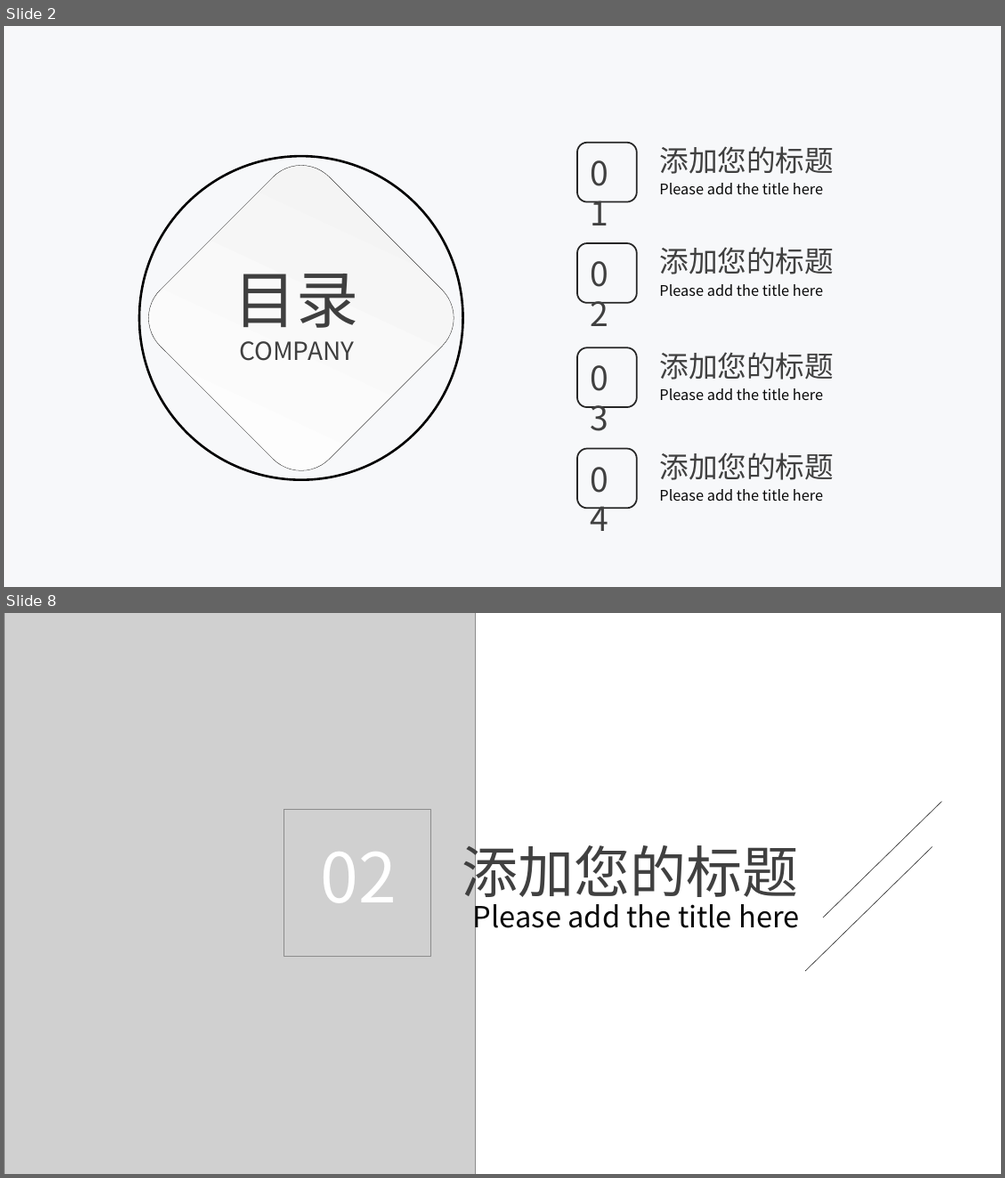
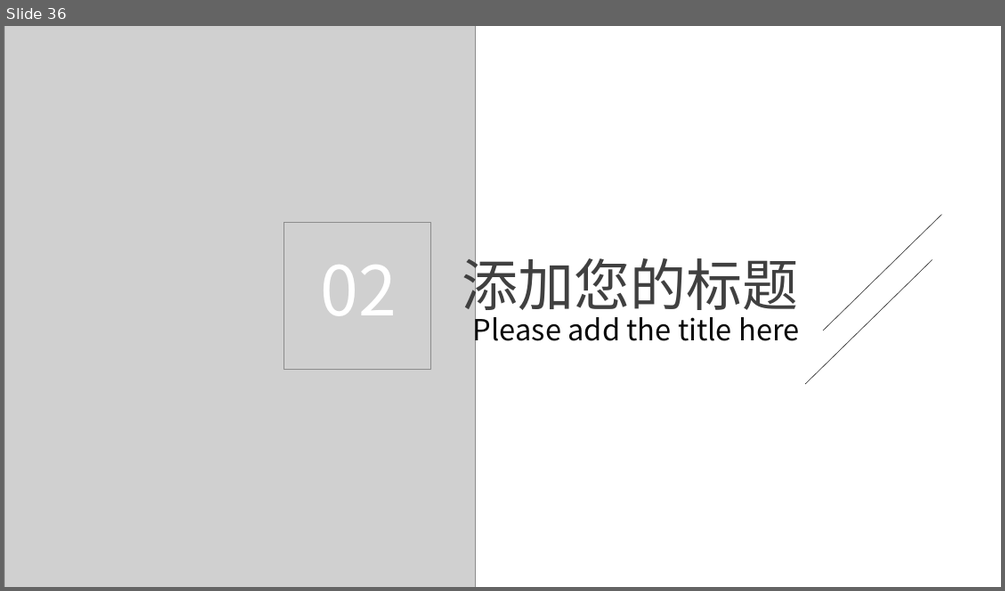
Before and after one commit to MagikarpLL/MachineLearningXD, a slide deck: me/论文/毕业论文/答辩.pptx. Shown one above the other, each under a label of ours: slides 2 and 8 before the commit, slide 36 after it; the slides between them are not shown. The pictures are 1005x1178 and 1005x591 pixels, drawn with LibreOffice and Linux fonts; fonts in the diff are those of the drawing; grey boxes stand for pictures. Boxes give left, top, right and bottom in pixels: in the first picture for what was removed or moved away, otherwise in the second. Text is boxed around its words. In the diff, an @@ line names an element or a change of style, - is before the commit and + after.

```diff
--- a/me/论文/毕业论文/答辩.pptx
+++ b/me/论文/毕业论文/答辩.pptx
@@ slide 2 removed at [4, 26, 1001, 587], background #FFFFFF @@
@@ rectangle removed at [4, 26, 1001, 587] @@
@@ rounded rectangle removed at [131, 149, 470, 487] @@
@@ ellipse removed at [139, 156, 463, 480] @@
@@ rounded rectangle removed at [577, 143, 638, 202] @@
@@ text removed at [582, 149, 632, 197] @@
-01
@@ text removed at [659, 146, 833, 174] @@
-添加您的标题
@@ text removed at [659, 183, 823, 194] @@
-Please add the title here
@@ rounded rectangle removed at [577, 244, 638, 304] @@
@@ text removed at [582, 249, 632, 297] @@
-02
@@ text removed at [659, 247, 833, 274] @@
-添加您的标题
@@ text removed at [235, 273, 359, 361] @@
-目录
-COMPANY
@@ text removed at [659, 284, 823, 296] @@
-Please add the title here
@@ rounded rectangle removed at [577, 347, 638, 408] @@
@@ text removed at [582, 354, 632, 402] @@
-03
@@ text removed at [659, 352, 833, 379] @@
-添加您的标题
@@ text removed at [659, 388, 823, 400] @@
-Please add the title here
@@ rounded rectangle removed at [577, 449, 638, 508] @@
@@ text removed at [659, 452, 833, 480] @@
-添加您的标题
@@ text removed at [582, 454, 632, 502] @@
-04
@@ text removed at [659, 489, 823, 500] @@
-Please add the title here
@@ what was slide 8 is now slide 36 @@
```
Also in this commit, not shown: 17 slides changed, 30 slides added, 2 other slides removed, 16 other files.
